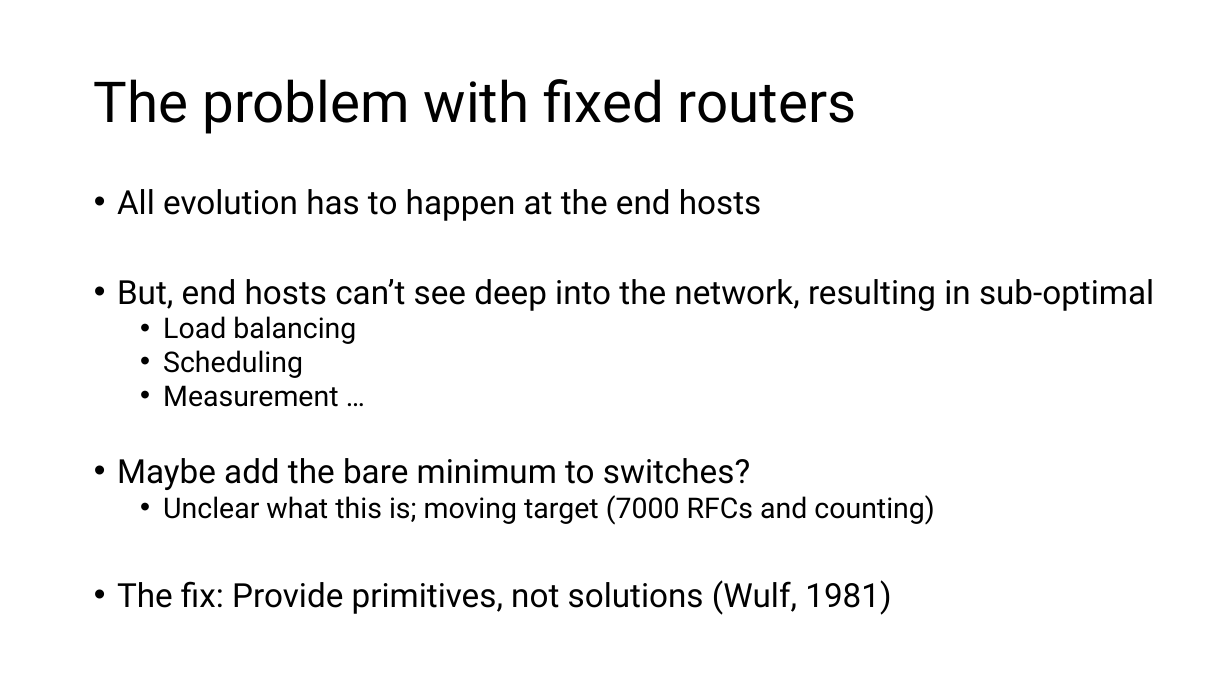
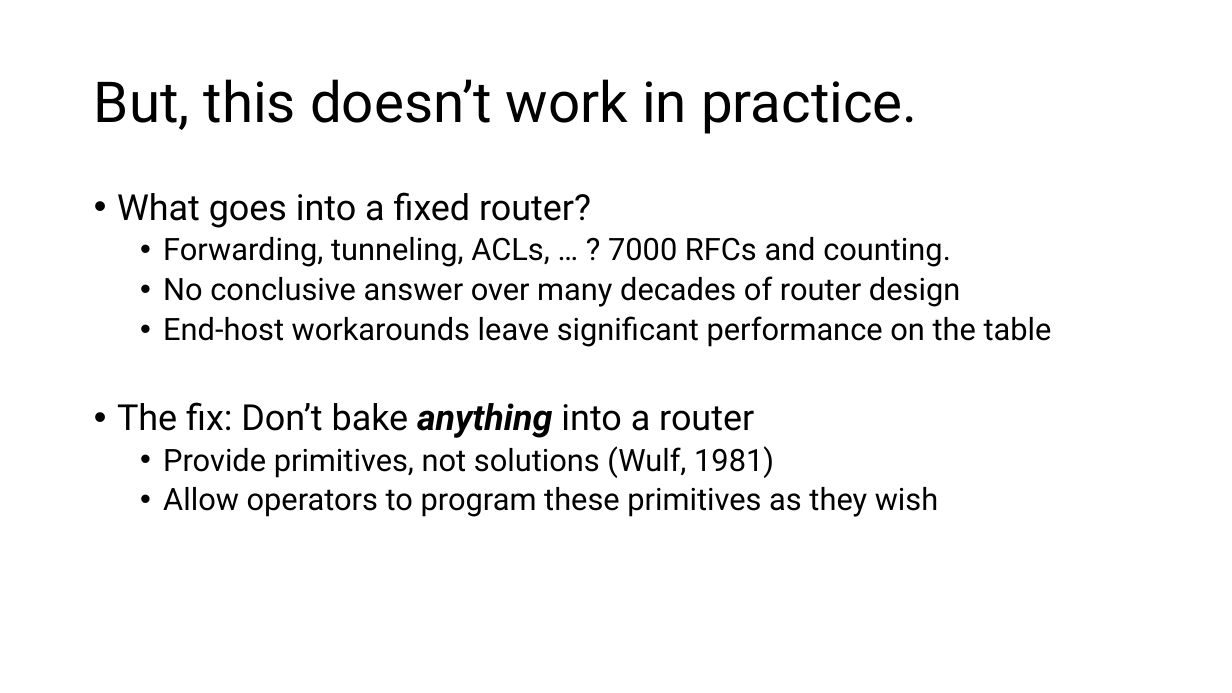
Before and after one commit to anirudhSK/pifo-domino-marple-ppts, a slide deck: slide 4 of combined_domino_pifo.pptx. Drawn at 1232x693 pixels with LibreOffice and Linux fonts; fonts in the diff are those of the drawing. Boxes give left, top, right and bottom in pixels: in the first picture for what was removed or moved away, otherwise in the second. Text is boxed around its words. In the diff, an @@ line names an element or a change of style, - is before the commit and + after.

```diff
--- a/combined_domino_pifo.pptx
+++ b/combined_domino_pifo.pptx
@@ title at [94, 79, 917, 134]: text changed @@
-The problem with fixed routers
+But, this doesn’t work in practice.
@@ text at [117, 192, 1052, 517]: text changed; size 25.9 to 24 pt @@
-• All evolution has to happen at the end hosts
-• But, end hosts can’t see deep into the network, resulting in sub-optimal
-  • Load balancing
-  • Scheduling
-  • Measurement …
-• Maybe add the bare minimum to switches?
-  • Unclear what this is; moving target (7000 RFCs and counting)
-• The fix: Provide primitives, not solutions (Wulf, 1981)
+• What goes into a fixed router?
+  • Forwarding, tunneling, ACLs, … ? 7000 RFCs and counting.
+  • No conclusive answer over many decades of router design
+  • End-host workarounds leave significant performance on the table
+• The fix: Don’t bake anything into a router
+  • Provide primitives, not solutions (Wulf, 1981)
+  • Allow operators to program these primitives as they wish
```
Also in this commit, not shown: 10 other slides changed.
